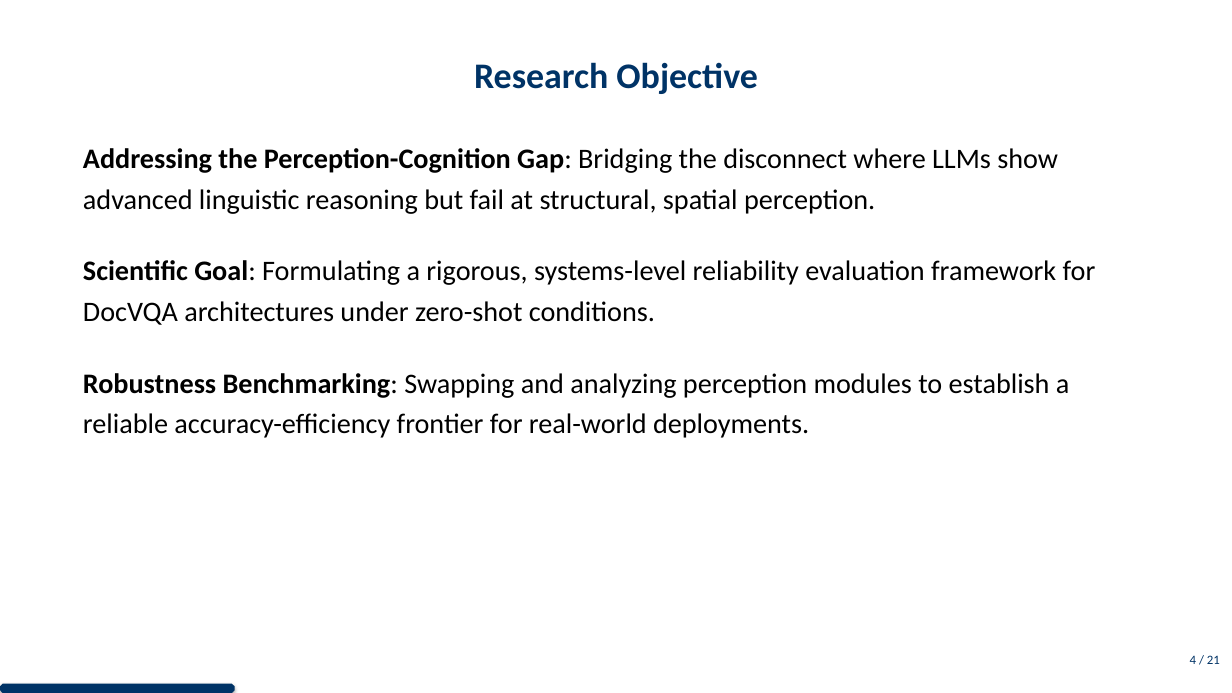
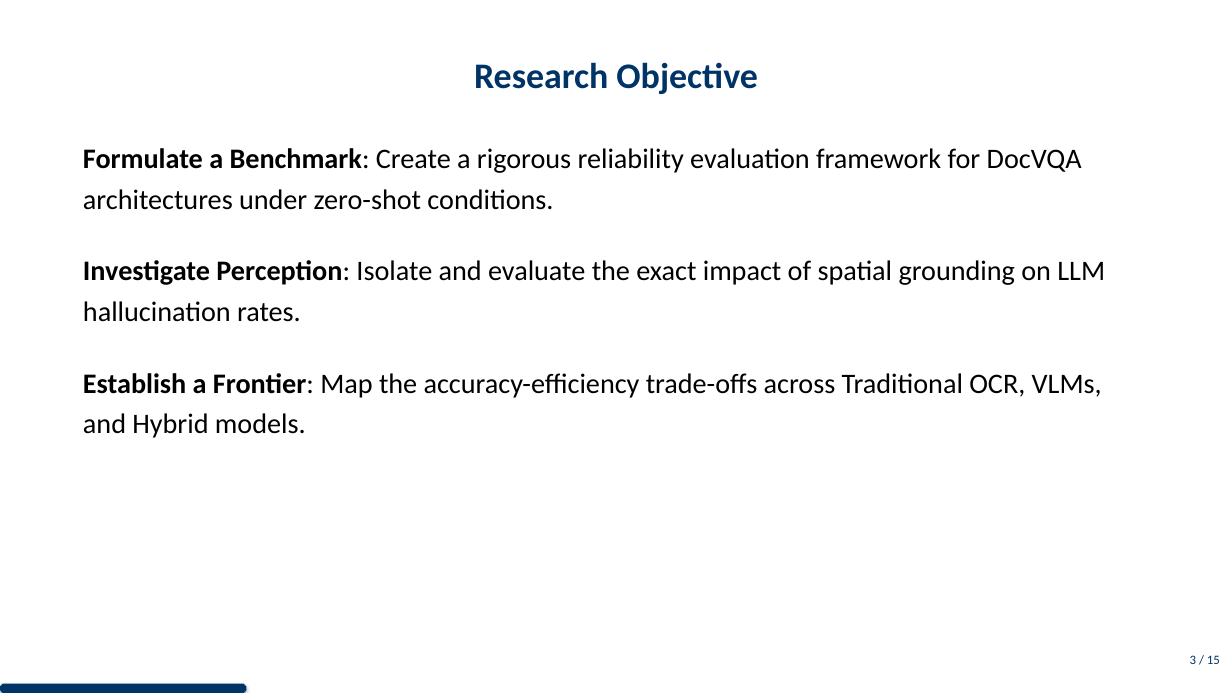
Before and after one commit to DESMOND135/DOCVQA-RAG-PERCEPTION-BENCHMARK, a slide deck: slide 4 of MAIN/presentation/presentation.pptx (slide 5 before the commit). Drawn at 1232x693 pixels with LibreOffice and Linux fonts; fonts in the diff are those of the drawing. Boxes give left, top, right and bottom in pixels: in the first picture for what was removed or moved away, otherwise in the second. Text is boxed around its words. In the diff, an @@ line names an element or a change of style, - is before the commit and + after.

```diff
--- a/MAIN/presentation/presentation.pptx
+++ b/MAIN/presentation/presentation.pptx
@@ text at (83, 148, 1105, 438): text changed @@
-Addressing the Perception-Cognition Gap: Bridging the disconnect where LLMs show advanced linguistic reasoning but fail at structural, spatial perception.
-Scientific Goal: Formulating a rigorous, systems-level reliability evaluation framework for DocVQA architectures under zero-shot conditions.
-Robustness Benchmarking: Swapping and analyzing perception modules to establish a reliable accuracy-efficiency frontier for real-world deployments.
+Formulate a Benchmark: Create a rigorous reliability evaluation framework for DocVQA architectures under zero-shot conditions.
+Investigate Perception: Isolate and evaluate the exact impact of spatial grounding on LLM hallucination rates.
+Establish a Frontier: Map the accuracy-efficiency trade-offs across Traditional OCR, VLMs, and Hybrid models.
@@ text at (1190, 655, 1220, 664): text changed @@
-4 / 21
+3 / 15
@@ octagon: place and size @@
-octagon at (0, 684, 235, 693)
+octagon at (0, 684, 247, 693)
```
Also in this commit, not shown: 12 other slides changed, 1 slide added, 7 slides removed, 23 other files.
